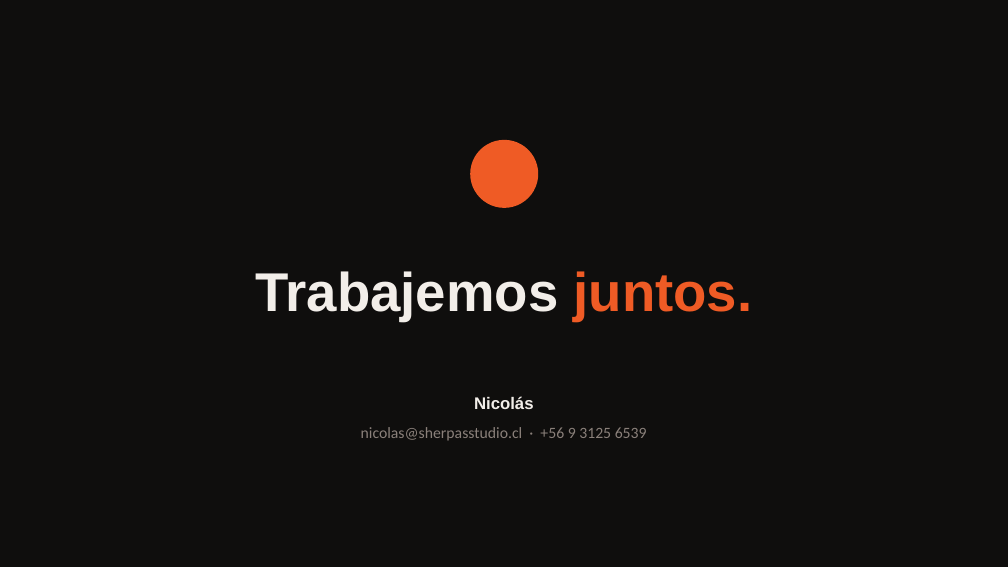
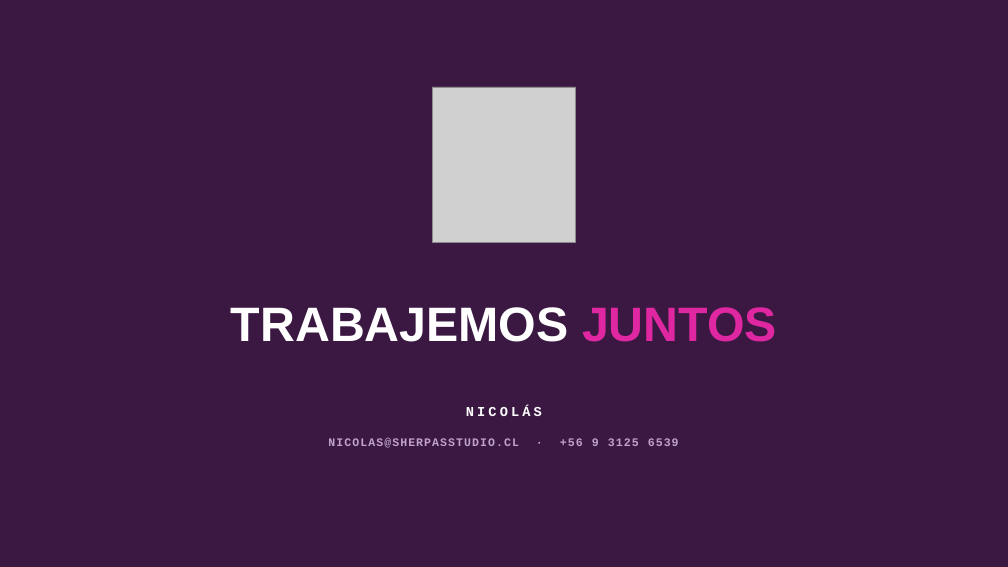
Before and after one commit to ScottishGrimReaper/Gmb-Aagent, a slide deck: slide 5 of propuestas/pobrevermut/PobreVermut - Propuesta Campanas 2026.pptx. Drawn at 1008x567 pixels with LibreOffice and Linux fonts; fonts in the diff are those of the drawing; grey boxes stand for pictures. Boxes give left, top, right and bottom in pixels: in the first picture for what was removed or moved away, otherwise in the second. Text is boxed around its words. In the diff, an @@ line names an element or a change of style, - is before the commit and + after.

```diff
--- a/propuestas/pobrevermut/PobreVermut - Propuesta Campanas 2026.pptx
+++ b/propuestas/pobrevermut/PobreVermut - Propuesta Campanas 2026.pptx
@@ background #0F0E0D to #3A1842 @@
@@ picture added at <box>433,87,575,243</box> @@
@@ ellipse removed at <box>470,140,538,208</box> @@
@@ text at <box>231,307,777,342</box>: text changed; size 52 to 46 pt; text colour #F2EEE9 to #FFFFFF @@
-Trabajemos juntos.
+TRABAJEMOS JUNTOS
@@ text at <box>466,406,542,416</box>: text changed; size 16 to 13 pt; font Arial to Courier New; text colour #F2EEE9 to #FFFFFF @@
-Nicolás
+NICOLÁS
@@ text at <box>328,438,679,448</box>: text changed; size 15 to 11 pt; font Calibri to Courier New; text colour #8A807A to #BFA3C8; bold on @@
-nicolas@sherpasstudio.cl · +56 9 3125 6539
+NICOLAS@SHERPASSTUDIO.CL · +56 9 3125 6539
```
Also in this commit, not shown: 4 other slides changed, 4 other files.
